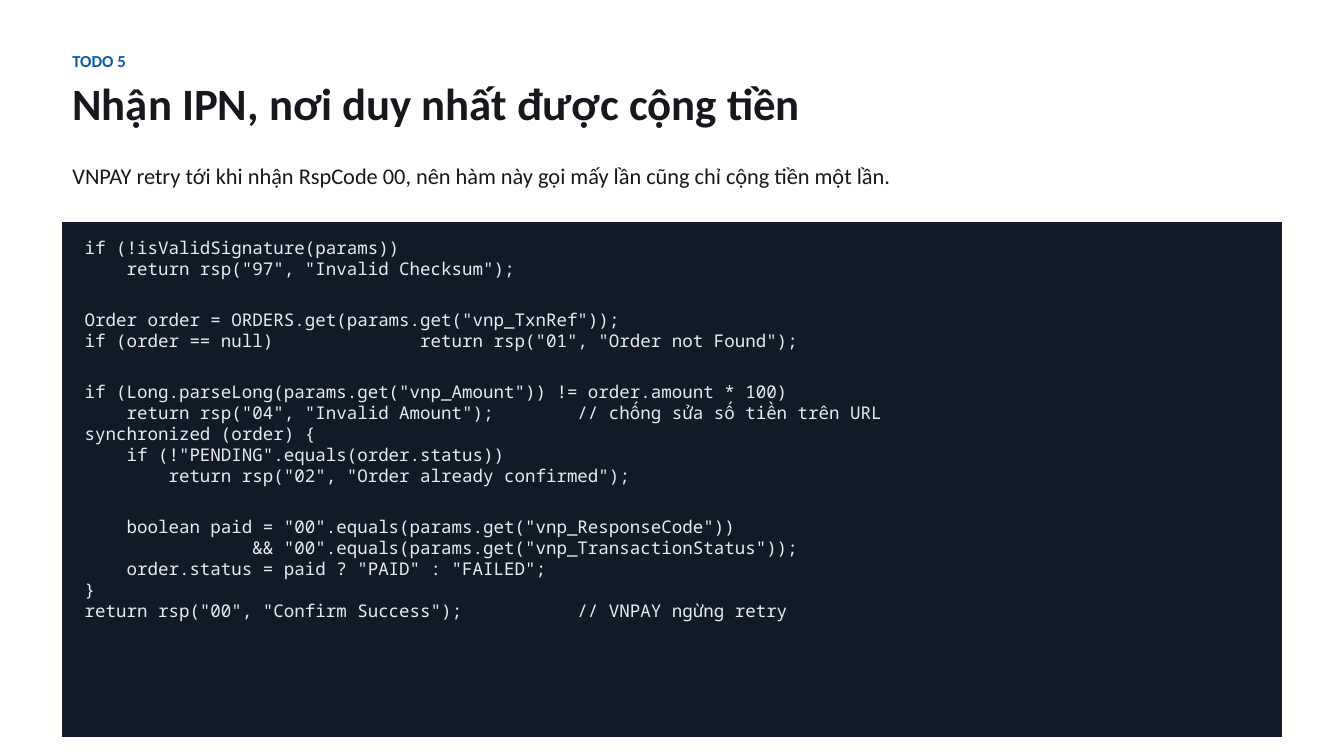
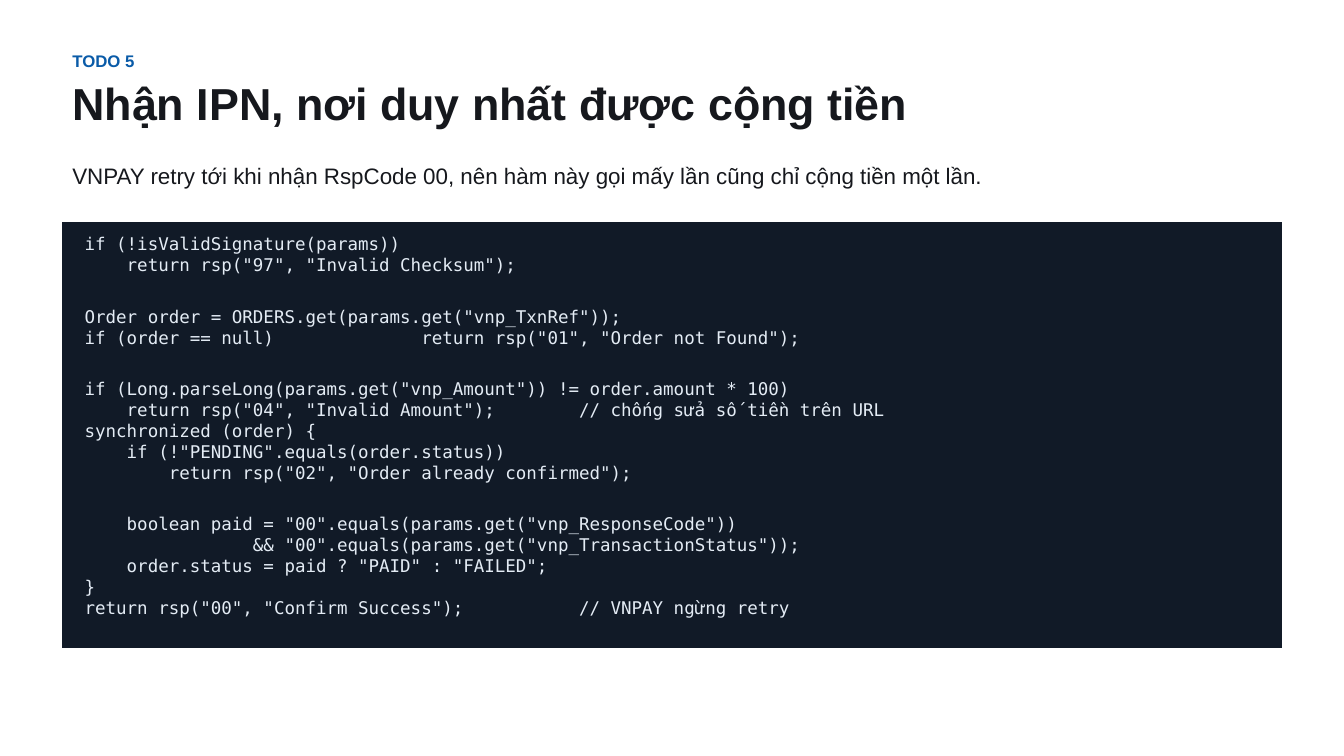
Before and after one commit to conchocon154/vnpay-seminar, a slide deck: slide 12 of VNPAY-seminar.pptx. Drawn at 1344x756 pixels with LibreOffice and Linux fonts; fonts in the diff are those of the drawing. Boxes give left, top, right and bottom in pixels: in the first picture for what was removed or moved away, otherwise in the second. Text is boxed around its words. In the diff, an @@ line names an element or a change of style, - is before the commit and + after.

```diff
--- a/VNPAY-seminar.pptx
+++ b/VNPAY-seminar.pptx
@@ text "TODO 5" at bbox=[72, 55, 907, 129]: font Calibri to Arial @@
@@ text "VNPAY retry tới khi nhận ..." at bbox=[72, 166, 982, 189]: font Calibri to Arial @@
@@ rectangle "if (!isValidSignature(params))": place and size @@
-rectangle "if (!isValidSignature(params))" at bbox=[63, 223, 1281, 737]
+rectangle "if (!isValidSignature(params))" at bbox=[63, 223, 1281, 647]
@@ rectangle "if (!isValidSignature(params))" at bbox=[63, 223, 1281, 647]: font Noto Sans Mono to DejaVu Sans Mono @@
```
Also in this commit, not shown: 18 other slides changed, 1 other file.
